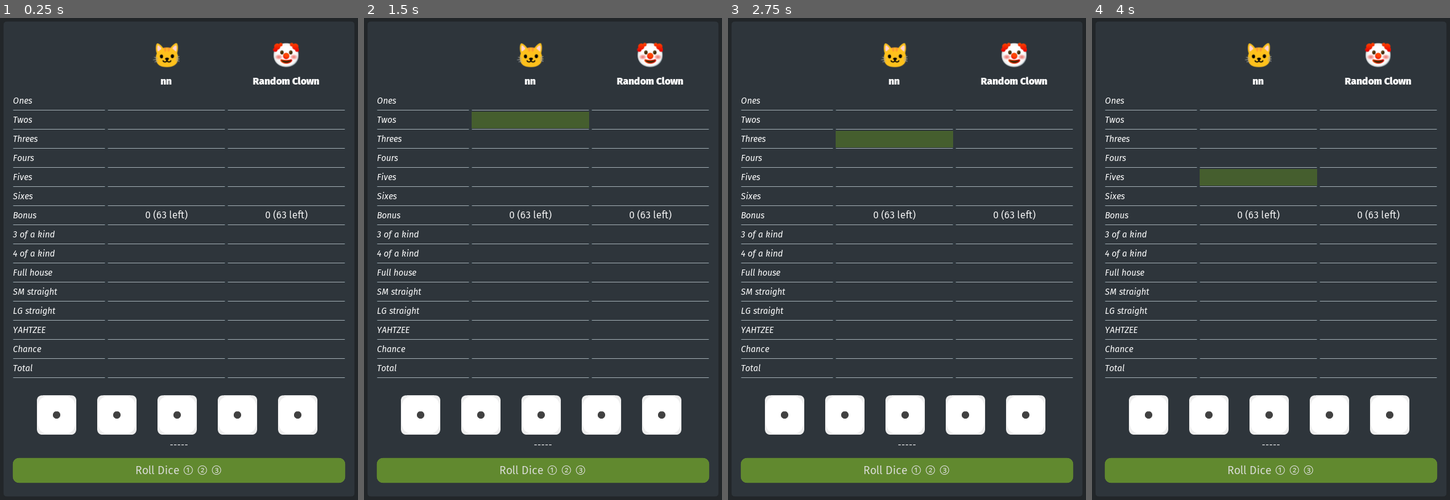
Above: before the commit, frames 1-4 (left to right).
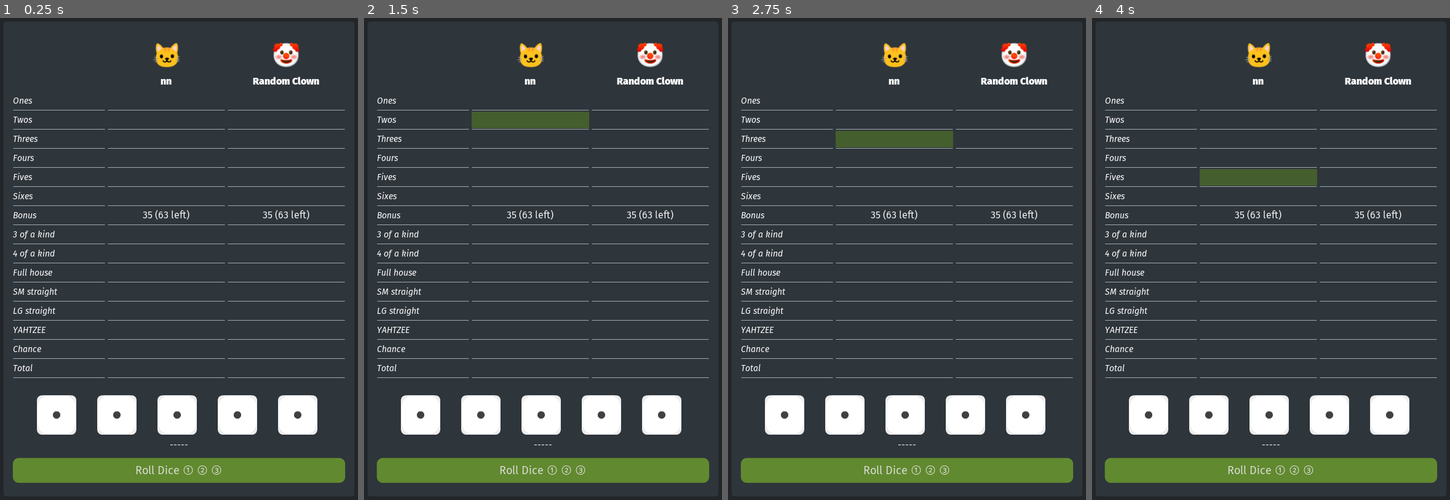
Above: after the commit, the same moments.

Repository: nicktheway/gd-yahtzee
Game: Godot game, scene res://Data/Scenes/Main.tscn
Two runs of this game, one before a commit and one after it. Both use one fixed random seed, a clock stepped at 60 frames per second and the inputs below. The engine's default icon, where the game draws it, is replaced by a stand-in: a white triangle on a blue panel in a dark square.
Inputs (mouse positions are in pixels of both pictures, inside the frame that each line leads up to):
- Up to frame 1 (0.25 s): no input
- Up to frame 2 (1.5 s): click (528, 99) at 0.52 s; click (528, 119) at 1.27 s
- Up to frame 3 (2.75 s): click (892, 138) at 2.02 s
- Up to frame 4 (4 s): click (1256, 157) at 2.77 s; click (1256, 177) at 3.52 s

The runs differ from the first frame. In frame 1, 0.3% of the frame differs, in the area x 39-87%, y 39-42%; in frame 2, 0.3%; in frame 3, 0.3%; in frame 4, 0.3%.

Commit message:
Bonus is now working

Diff:
--- a/Data/Scenes/PlayerColumn.gd
+++ b/Data/Scenes/PlayerColumn.gd
@@ -4,6 +4,7 @@
 export var player_icon : Texture
 
 onready var rows = [$'%Ones', $'%Twos', $'%Threes', $'%Fours', $'%Fives', $'%Sixes', $'%Bonus', $'%3OfAKind', $'%4OfAKind', $'%FullHouse', $'%SMStraight', $'%LGStraight', $'%Yahtzee', $'%Chance', $'%Total']
+onready var bonus_progress : ProgressBar = rows[6].get_child(0)
 
 signal end_turn(playerName)
 
@@ -128,6 +129,8 @@
 	for row in rows:
 		if row is Button and row.pressed:
 			sum += int(row.text)
+	if bonus_progress.value == bonus_progress.max_value:
+		sum += 35
 	return sum
 
 func refresh_bonus() -> void:
@@ -138,5 +141,7 @@
 		sum += int(row.text)
 	if sum >= 63:
 		rows[6].text = '35'
+		bonus_progress.value = 63
 		return
-	rows[6].text = str(sum) + ' (' + str(63-sum) + ' left)'
+	bonus_progress.value = sum
+	rows[6].text = '35' + ' (' + str(63-sum) + ' left)'
--- a/Data/Scenes/PlayerColumn.tscn
+++ b/Data/Scenes/PlayerColumn.tscn
@@ -182,8 +182,18 @@
 rect_min_size = Vector2( 0, 27 )
 size_flags_horizontal = 3
 custom_fonts/font = ExtResource( 4 )
+text = "34 (29 left)"
 align = 1
 valign = 1
+
+[node name="ProgressBar" type="ProgressBar" parent="Bonus"]
+show_behind_parent = true
+anchor_right = 1.0
+anchor_bottom = 1.0
+max_value = 63.0
+step = 1.0
+value = 1.0
+percent_visible = false
 
 [node name="HSeparator7" type="HSeparator" parent="."]
 margin_top = 313.0
--- /dev/null
+++ b/Data/StyleBoxes/StyleBox_DarkGreenGray.tres
@@ -0,0 +1,4 @@
+[gd_resource type="StyleBoxFlat" format=2]
+
+[resource]
+bg_color = Color( 0.180392, 0.207843, 0.231373, 1 )
--- /dev/null
+++ b/Data/StyleBoxes/StyleBox_GreenHover.tres
@@ -0,0 +1,4 @@
+[gd_resource type="StyleBoxFlat" format=2]
+
+[resource]
+bg_color = Color( 0.290196, 0.4, 0.172549, 0.596078 )
--- /dev/null
+++ b/Data/StyleBoxes/StyleBox_GreenPressed.tres
@@ -0,0 +1,4 @@
+[gd_resource type="StyleBoxFlat" format=2]
+
+[resource]
+bg_color = Color( 0.380392, 0.537255, 0.184314, 1 )
--- a/PlayerTheme.tres
+++ b/PlayerTheme.tres
@@ -1,27 +1,23 @@
 [gd_resource type="Theme" load_steps=7 format=2]
 
 [ext_resource path="res://Data/Fonts/Resources/NameFont.tres" type="DynamicFont" id=1]
-
-[sub_resource type="StyleBoxFlat" id=5]
-bg_color = Color( 0.380392, 0.537255, 0.184314, 1 )
-
-[sub_resource type="StyleBoxFlat" id=2]
-bg_color = Color( 0.290196, 0.4, 0.172549, 0.596078 )
+[ext_resource path="res://Data/StyleBoxes/StyleBox_GreenPressed.tres" type="StyleBox" id=2]
+[ext_resource path="res://Data/StyleBoxes/StyleBox_DarkGreenGray.tres" type="StyleBox" id=3]
+[ext_resource path="res://Data/StyleBoxes/StyleBox_GreenHover.tres" type="StyleBox" id=4]
 
 [sub_resource type="StyleBoxFlat" id=1]
 bg_color = Color( 0.290196, 0.4, 0.172549, 0.596078 )
-
-[sub_resource type="StyleBoxFlat" id=4]
-bg_color = Color( 0.180392, 0.207843, 0.231373, 1 )
 
 [sub_resource type="StyleBoxFlat" id=3]
 bg_color = Color( 0.380392, 0.537255, 0.184314, 1 )
 
 [resource]
 default_font = ExtResource( 1 )
-Button/styles/disabled = SubResource( 5 )
-Button/styles/focus = SubResource( 2 )
+Button/styles/disabled = ExtResource( 2 )
+Button/styles/focus = ExtResource( 4 )
 Button/styles/hover = SubResource( 1 )
-Button/styles/normal = SubResource( 4 )
+Button/styles/normal = ExtResource( 3 )
 Button/styles/pressed = SubResource( 3 )
 Fonts/base_type = "Player"
+ProgressBar/styles/bg = ExtResource( 3 )
+ProgressBar/styles/fg = ExtResource( 2 )
